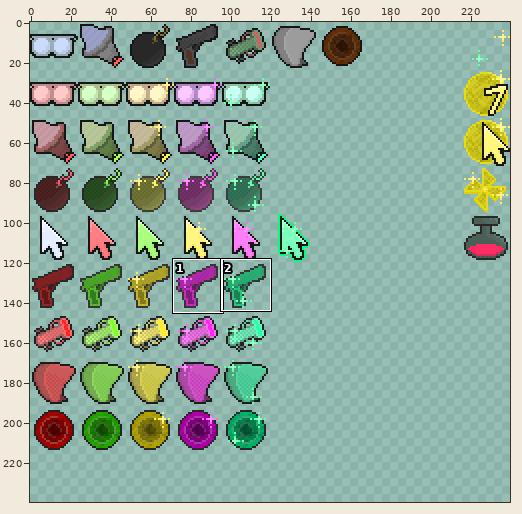
File history of a sprite sheet, SMS_upgSheet.png. The picture above shows the old version from afar; the outline marks the close-up.
Close-up. Before the edit:
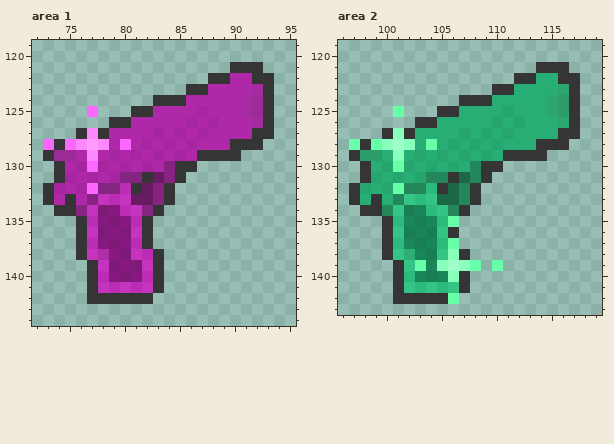
The file is 480x432 pixels, drawn in blocks of 2x2; one block is one cell here. Colours within 5 levels of each other are drawn and written as one. Shown: area 1: x 72..95, y 119..144; area 2: x 96..119, y 119..143. The old version is drawn lined up with the new one, on the new canvas. The commit also changed other parts of the picture, which this record leaves out.
And afterwards:
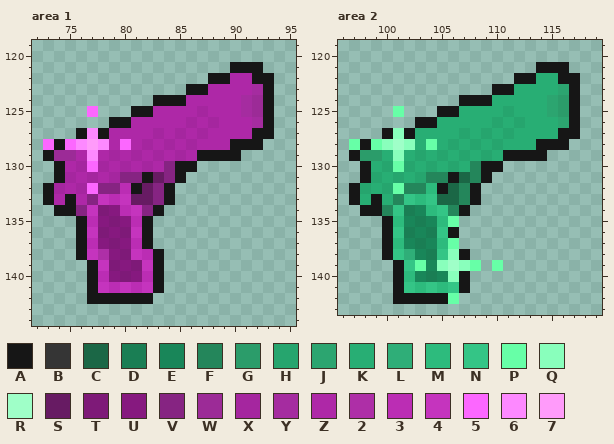
Palette (. is transparent): A #161616  B #353535  C #1b6746  D #1a7e54  E #198659  F #24865b  G #2b9c6a  H #26a56e  J #2ca570  K #28ae74  L #2fae78  M #2dbb7d  N #34c586  P #67ffa7  Q #89ffbc  R #9fffc8  S #671b63  T #7e1a78  U #86197f  V #862482  W #9c2b97  X #a5269f  Y #a52ca0  Z #ae28a7  2 #ae2fa7  3 #bb2db4  4 #c534be  5 #fc67ff  6 #fd89ff  7 #ff9bfa
Edits made:
canvas 240x216 -> 240x240
Changed rows in their new state; - is an unchanged pixel.
Area 1:
first column x 73:
121 -----------------AAA-
122 ---------------AA--AA
123 -------------AA-----A
124 ----------AAA-------A
125 --------AA----------A
126 ------AA------------A
127 ---A-A-------------AA
128 -A---------------AAA-
129 A-------------AAAA---
130 -A----------AA-------
131 -A-------A--A--------
132 A-------A--A---------
133 A-A--------A---------
134 -AA-------A----------
135 ---A-----A-----------
136 ---A-----A-----------
137 ---A-----A-----------
138 ---A------A----------
139 ----A-----A----------
140 ----A-----A----------
141 ----A-----A----------
142 ----AAAAAA-----------
Area 2:
first column x 97:
121 -----------------AAA-
122 ---------------AA--AA
123 -------------AA-----A
124 ----------AAA-------A
125 --------AA----------A
126 ------AA------------A
127 ---A-A-------------AA
128 -A---------------AAA-
129 A-------------AAAA---
130 -A----------AA-------
131 -A-------A--A--------
132 A-------A--A---------
133 A-A--------A---------
134 -AA-------A----------
135 ---A-----------------
136 ---A-----A-----------
137 ---A-----------------
138 ---A------A----------
139 ----A----------------
140 ----A-----A----------
141 ----A-----A----------
142 ----AAAAA------------
Boxes around the changes in both close-ups, in picture pixels (x1, y1, x2, y2):
changed: (43, 62, 274, 304)
changed: (349, 62, 580, 304)
